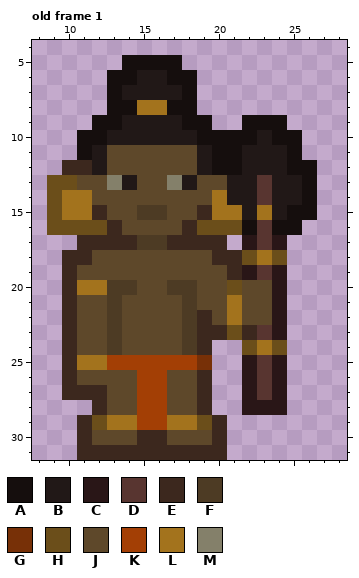
Pixel-art file: assets/sprites/enemies/Var1Mixteca.aseprite. The picture above was drawn from the file before the commit.
64x64 pixels, 1 frame. Colours within 5 levels of each other are drawn and written as one. Shown: old frame 1: x 8..28, y 4..31. The old version is drawn lined up with the new one, on the new canvas. The commit also changed other frames, which this record leaves out.
Palette (. is transparent): A #150e0d  B #211817  C #291617  D #583530  E #3c281e  F #4d3b24  G #773007  H #6b4e1a  J #5e482a  K #a33f05  L #a3731d  M #84806a
Pixels before, old frame 1, first column x 9:
 5 .....AAAA.........
 6 ....AABBAA........
 7 ....ABBBBA........
 8 ....AALLAA........
 9 ...AABBBBAA..AAA..
10 ..AABBBBBBAAAABAA.
11 ..ABJJJJJJBAABBBA.
12 .EEBJJJJJJBAABBBAA
13 HHJJMBJJMBJJBBDBBA
14 HLLJJJJJJJJLBBDBBA
15 HLLEJJFFJJELLBLBAA
16 HHHHEJJJJEHHHADAA.
17 ..EEEEFFEEEE.CDC..
18 .EEJJJJJJJJEEHLH..
19 .EJJJJJJJJJJECDC..
20 .ELLFFJJFFJJHJJC..
21 .EJJFJJJJFJJLJJC..
22 .EJJFJJJJFEJLJJC..
23 .EJJFJJJJFEEHEDC..
24 .EJJFJJJJFE..HLH..
25 .ELLKKKKKKG..CDC..
26 .EJJJJKKJJE..CDC..
27 .EEEJJKKJJE..CDC..
28 ...EJJKKJJE..CCC..
29 ..EHLLKKLLHE......
30 ..EJJJEEJJJE......
31 ..EEEEEEEEEE......
After the commit:
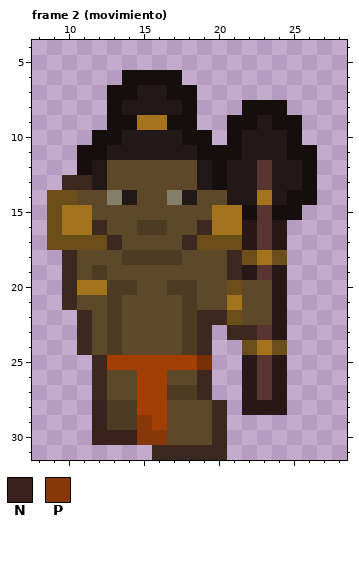
Colours new in this view: N #3a211b  P #883708
A new or re-ordered frame is compared with the old frame closest to it.
Edits made:
canvas 64x64 -> 32x32, the old top-left corner now at 0,-32 (the part of the old canvas that was cut away was empty and is not shown)
frames 1 -> 9
Frame 2 (movimiento) is new; against old frame 1:
y 5: x 14..17 AAAA -> ....
y 6: x 13 A -> .; x 15..16 BB -> AA; x 18 A -> .
y 7: x 14 B -> A; x 17 B -> A
y 8: x 14..17 ALLA -> BBBB; x 22..24 ... -> AAA
y 9: x 12 A -> .; x 14..17 BBBB -> ALLA; x 19 A -> .; x 21 . -> A; x 23 A -> B; x 25 . -> A
y 10: x 11 A -> .; x 13 B -> A; x 18 B -> A; x 20 A -> .; x 22 A -> B; x 24 A -> B
y 11: x 12..19 BJJJJJJB -> ABBBBBBA; x 26 . -> A
y 12: x 10..11 EE -> .A; x 21 A -> B; x 23 B -> D; x 25 A -> B
y 13: x 9..14 HHJJMB -> .EEBJJ; x 17..20 MBJJ -> JJBA
y 14: x 10..11 LL -> HJ; x 13..14 JJ -> MB; x 17..18 JJ -> MB; x 20 L -> J; x 23 D -> L; x 25 B -> A
y 15: x 12 E -> J; x 15..16 FF -> JJ; x 19 E -> J; x 22..24 BLB -> ADA; x 26 A -> .
y 16: x 10..13 HHHE -> LLEJ; x 15..16 JJ -> FF; x 18..22 EHHHA -> JELLC; x 24..25 AA -> C.
y 17: x 9..12 ..EE -> HHHH; x 14..17 EFFE -> JJJJ; x 19..21 EE. -> HHH
y 18: x 11 E -> J; x 14..17 JJJJ -> FFFF; x 20 E -> J
y 19: x 12 J -> F
y 22: x 10..11 EJ -> .E; x 20..21 JL -> EH
y 23: x 10..11 EJ -> .E; x 20..21 EH -> .E
y 24: x 10..11 EJ -> .E
y 25: x 10..12 ELL -> ..E
y 26: x 10..12 EJJ -> ..E
y 27: x 10..11 EE -> ..; x 17..18 JJ -> FF
y 28: x 12..14 EJJ -> NFF; x 19..20 E. -> JE
y 29: x 11..15 EHLLK -> .NFFP; x 17..19 LLH -> JJJ
y 30: x 11..16 EJJJEE -> .NNNPP
y 31: x 11..15 EEEEE -> .....
Pixel boxes of the changes (left, top, right, bottom) in both pictures:
changed: (47, 55, 317, 460)
